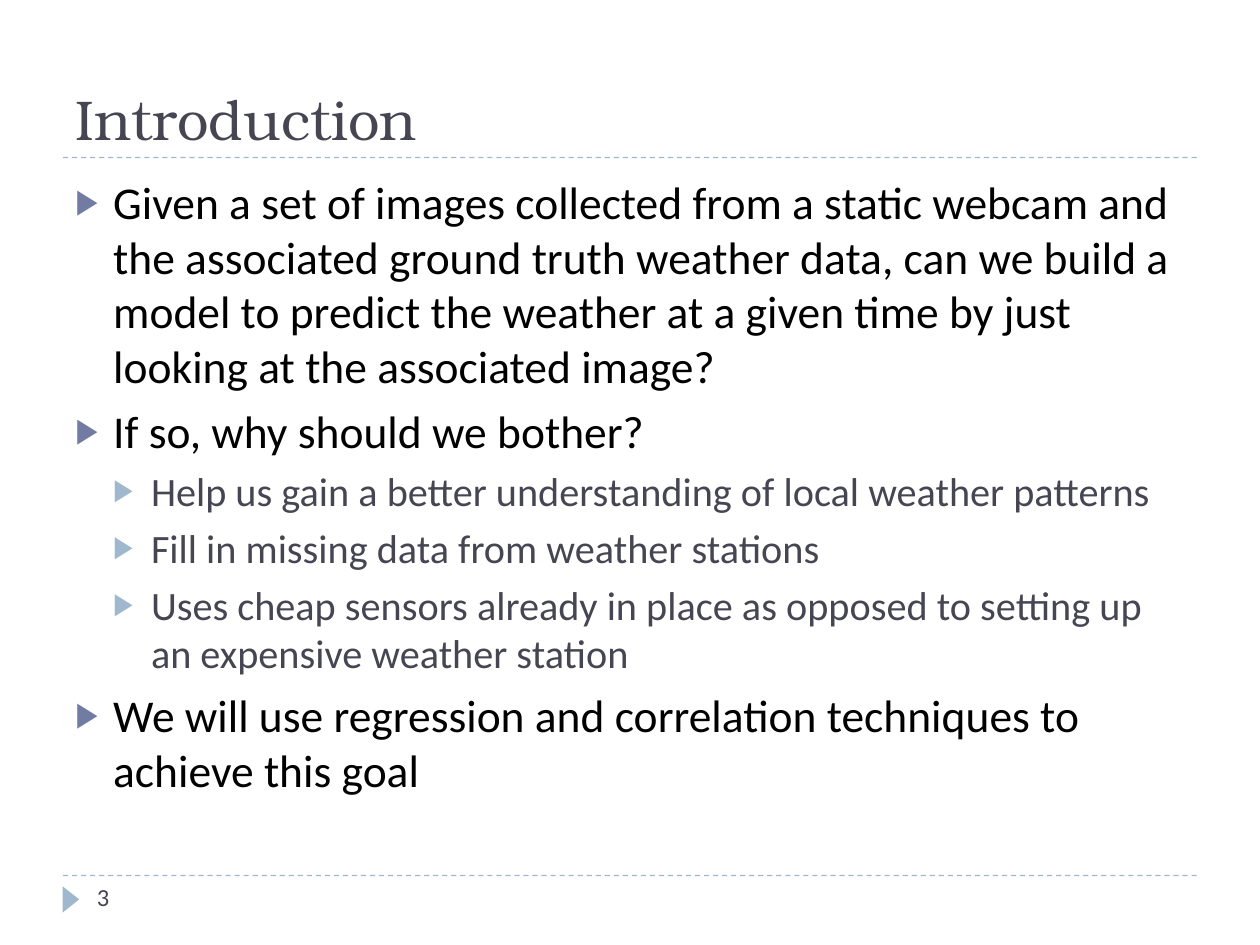
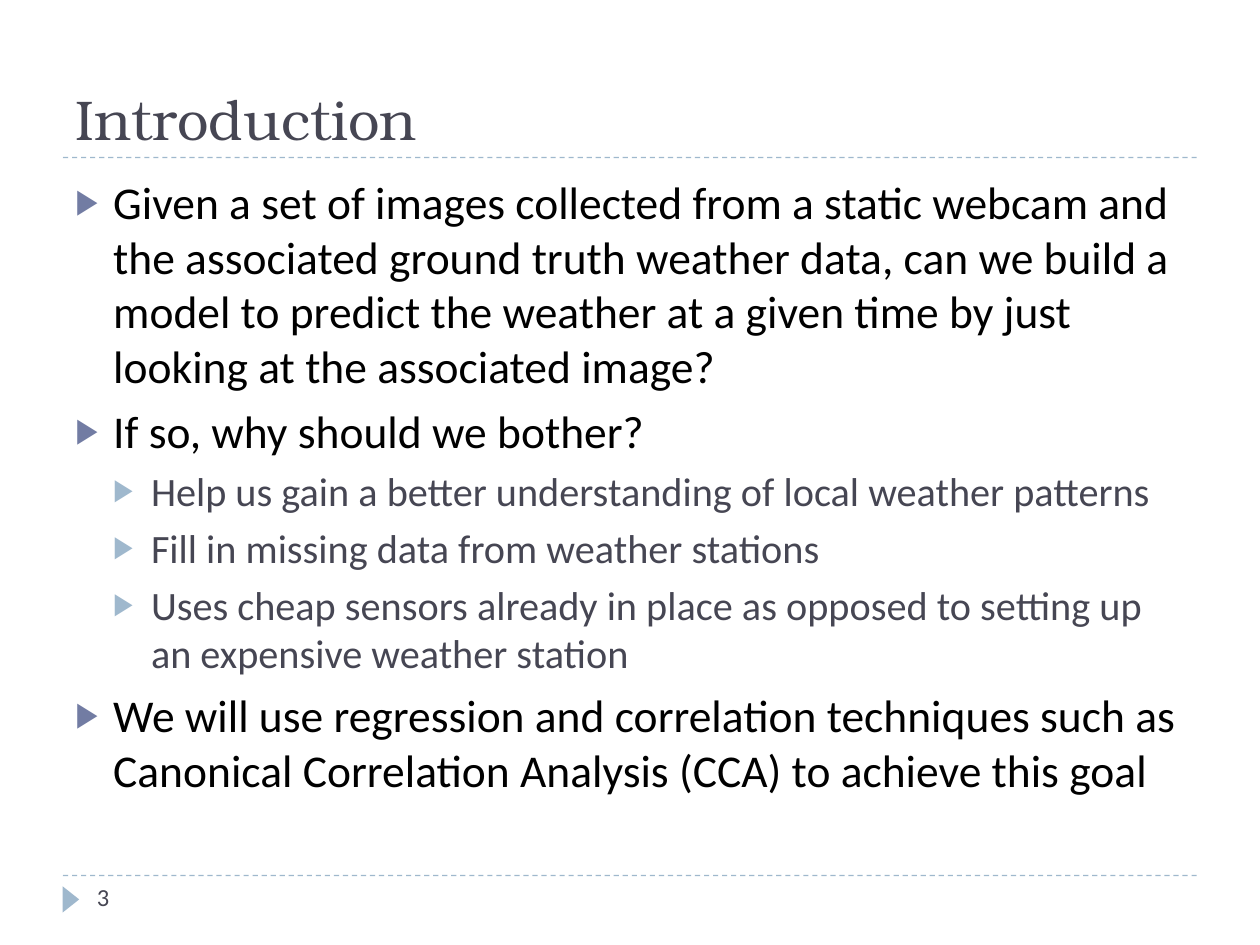
Before and after one commit to rspeyer/rzs-thesis, a slide deck: slide 3 of thesis-defense.pptx. Drawn at 1260x945 pixels with LibreOffice and Linux fonts; fonts in the diff are those of the drawing. Boxes give left, top, right and bottom in pixels: in the first picture for what was removed or moved away, otherwise in the second. Text is boxed around its words. In the diff, an @@ line names an element or a change of style, - is before the commit and + after.

```diff
--- a/thesis-defense.pptx
+++ b/thesis-defense.pptx
@@ text at <box>113,700,1175,795</box>: text changed @@
-▶ We will use regression and correlation techniques to achieve this goal
+▶ We will use regression and correlation techniques such as Canonical Correlation Analysis (CCA) to achieve this goal
```
Also in this commit, not shown: 13 other slides changed, 2 other files.
